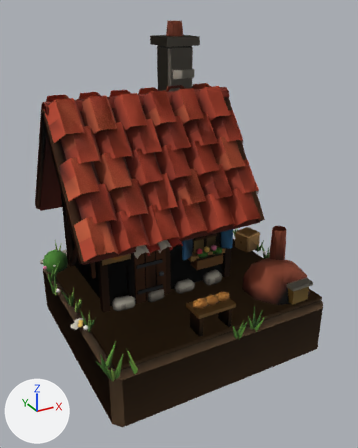
One commit to the glTF model public/models/bakery.glb: the scene before it, then after it.
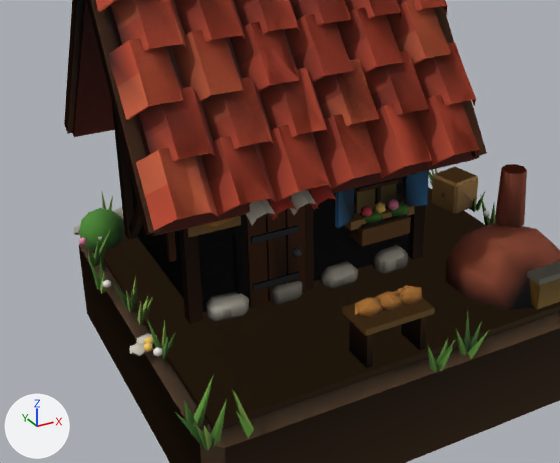
There are two pictures of each version: one whole from a 50 mm lens placed at (-0.796, -1.481, 1.007), pointed at (-0.005, -0.042, 0.287), one close up on the part from 0% to 85% of the width and 30% to 87% of the height. The lights are fixed; the arrows at lower left show +X, +Y and +Z. The first two pictures are the older version. Vertices at exactly the same position are counted once.

The first close-up shows 'bakery_l1', 'bakery_l2', 'bakery_l3'.
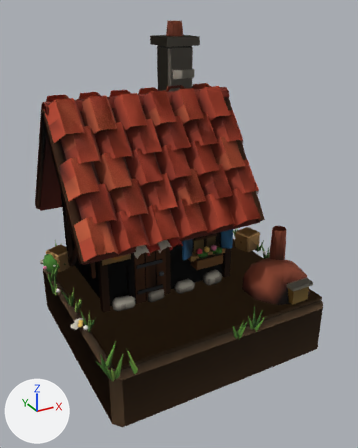
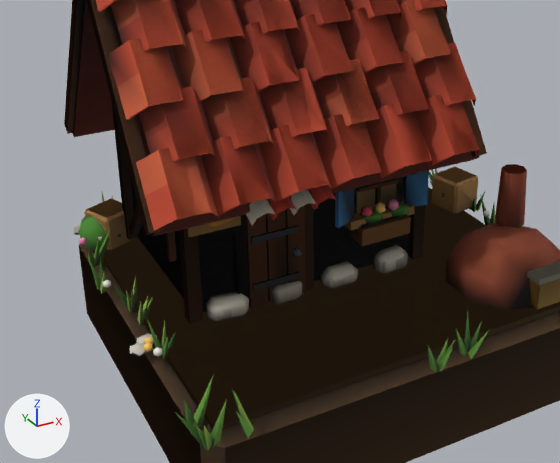
Edits to the bpy script that builds the scene:
```text
Change me_bakery_l2:
    used by ob_bakery_l2; location = (0.0, 0.0, 0.0)
    remove me_bakery_l2.from_pydata(...)  # 1686 vertices, 2226 faces; spans x -0.468..0.454, y -0.446..0.456, z -0.2..0.96
    add me_bakery_l2.from_pydata(...)  # 1658 vertices, 2186 faces; spans x -0.468..0.454, y -0.446..0.456, z -0.2..0.96
    me_bakery_l2 part 1: 987 kept faces spanning x -0.468..0.454, y -0.446..0.456, z -0.17..0.96 get new vertex colours; the middle colour goes from grey #a1a1a1 to grey #9f9f9f
    edits to the shape of me_bakery_l2 do not show in these pictures
Change me_bakery_l3:
    used by ob_bakery_l3; location = (0.0, 0.0, 0.0)
    remove me_bakery_l3.from_pydata(...)  # 1768 vertices, 2338 faces; spans x -0.447..0.446, y -0.441..0.433, z -0.2..0.96
    add me_bakery_l3.from_pydata(...)  # 1740 vertices, 2298 faces; spans x -0.447..0.446, y -0.441..0.433, z -0.2..0.96
    me_bakery_l3 part 2: a new loose piece of 24 vertices spanning x -0.41..-0.31, y 0.25..0.35, z 0.04..0.12, in mat_woodl_0_08
    me_bakery_l3 part 3: 6 loose pieces with 60 vertices, spanning x -0.12..0.02, y -0.38..-0.3, z 0.04..0.163, are deleted
    me_bakery_l3 part 4: 1034 kept faces spanning x -0.447..0.446, y -0.441..0.433, z -0.17..0.96 get new vertex colours
    other edits to the shape of me_bakery_l3 do not show in these pictures
```

Pixel boxes [x1, y1, x2, y2] of what changed, in the close-ups (560 x 463 px):
part 1 of me_bakery_l2, edited (looks the same): [88, 0, 495, 451] in both
part 2 of me_bakery_l3, added: after [84, 198, 135, 250]
part 3 of me_bakery_l3, deleted: before [342, 285, 435, 368]
part 4 of me_bakery_l3, edited (looks the same): [74, 0, 560, 463] in both
